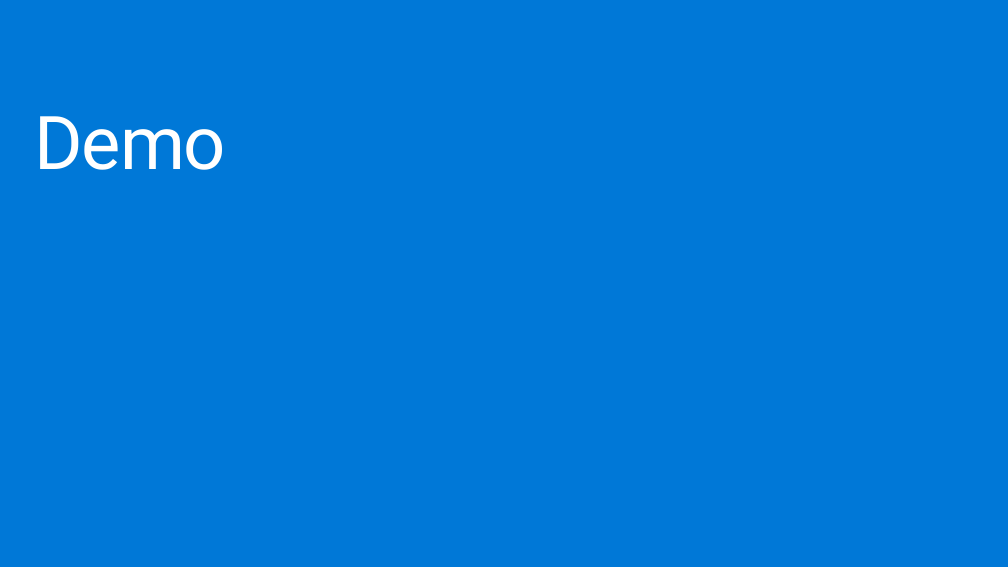
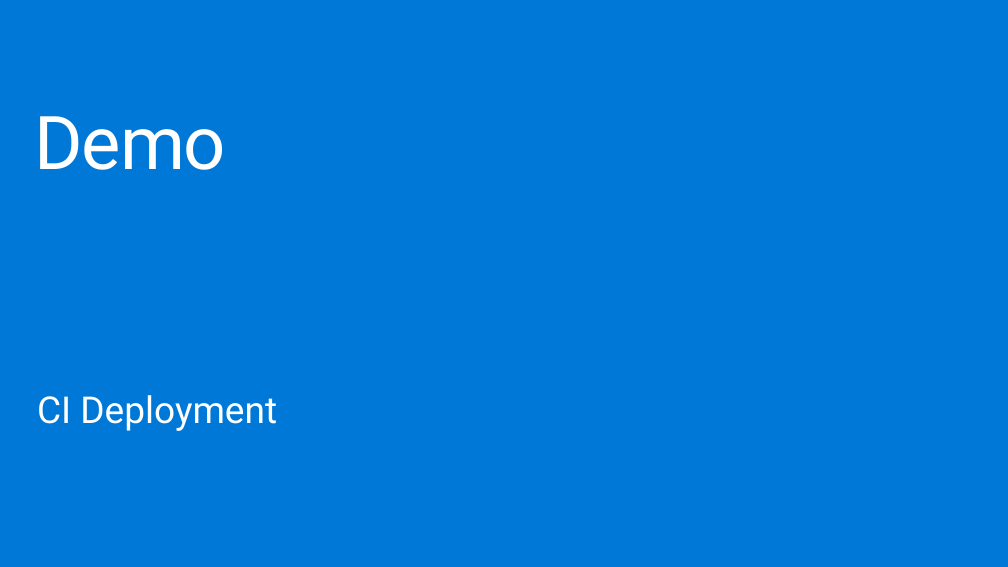
Before and after one commit to shawnweisfeld/20160726_AzureFunctions, a slide deck: slide 31 of AzureFunctions.pptx (slide 27 before the commit). Drawn at 1008x567 pixels with LibreOffice and Linux fonts; fonts in the diff are those of the drawing; background and template pictures are left out. Boxes give left, top, right and bottom in pixels: in the first picture for what was removed or moved away, otherwise in the second. Text is boxed around its words. In the diff, an @@ line names an element or a change of style, - is before the commit and + after.

```diff
--- a/AzureFunctions.pptx
+++ b/AzureFunctions.pptx
@@ text added at [37, 395, 277, 431], 36 pt, text #FFFFFF @@
+CI Deployment
```
Also in this commit, not shown: 1 other slide changed, 4 slides added, 1 other file.
